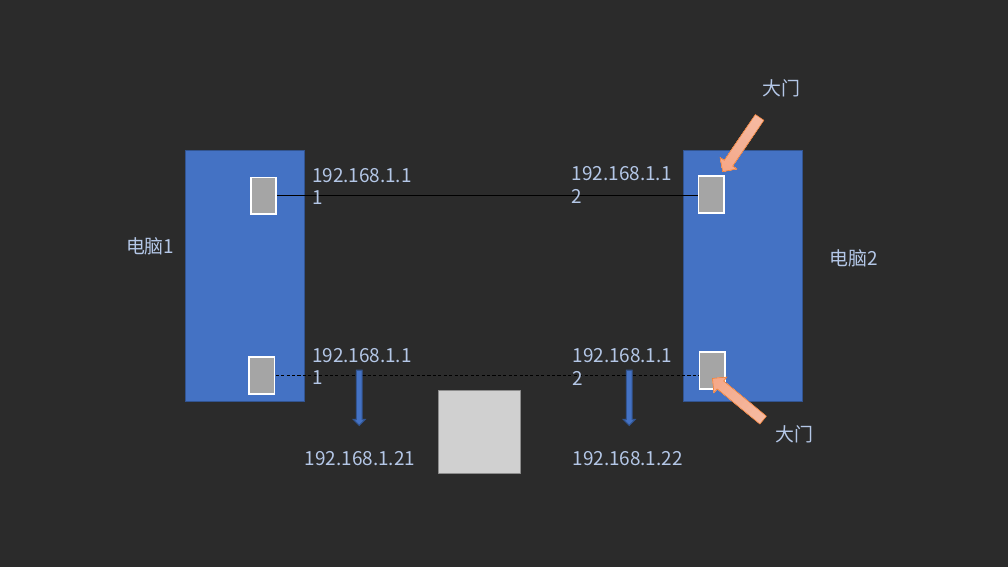
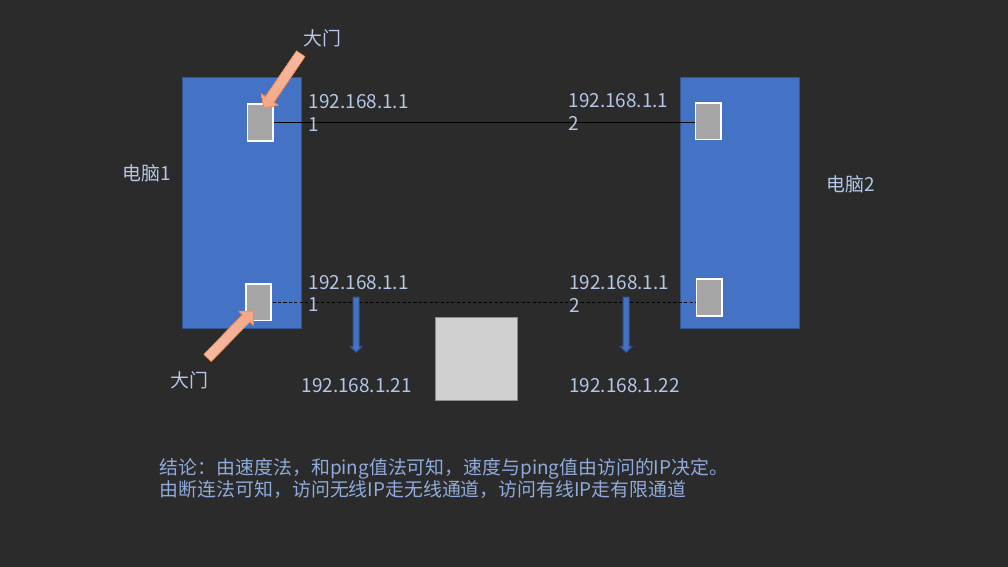
Before and after one commit to lhl1/lhl1.github.io, a slide deck: slide 13 of other/204实验.pptx (slide 14 before the commit). Drawn at 1008x567 pixels with LibreOffice and Linux fonts; fonts in the diff are those of the drawing; grey boxes stand for pictures; background and template pictures are left out; a plain dark background stands for a picture behind light text. Boxes give left, top, right and bottom in pixels: in the first picture for what was removed or moved away, otherwise in the second. Text is boxed around its words. In the diff, an @@ line names an element or a change of style, - is before the commit and + after.

```diff
--- a/other/204实验.pptx
+++ b/other/204实验.pptx
@@ text "大门": place and size @@
-text "大门" at box(762, 79, 800, 97)
+text "大门" at box(304, 29, 342, 47)
@@ down arrow: place and size @@
-down arrow at box(715, 112, 768, 178)
+down arrow at box(256, 48, 309, 114)
@@ 8 texts, 6 rectangles, 2 lines, 2 down arrows, 1 picture: place and size @@
-8 texts, 6 rectangles, 2 lines, 2 down arrows, 1 picture at box(126, 151, 878, 473)
+8 texts, 6 rectangles, 2 lines, 2 down arrows, 1 picture at box(123, 78, 875, 400)
@@ down arrow at box(200, 304, 261, 365): rotation 129 to 224 degrees @@
@@ text "大门": place and size @@
-text "大门" at box(775, 425, 813, 443)
+text "大门" at box(171, 371, 209, 389)
@@ text added at box(160, 458, 728, 498), 18 pt, text #8FAADC @@
+结论：由速度法，和ping值法可知，速度与ping值由访问的IP决定。
+由断连法可知，访问无线IP走无线通道，访问有线IP走有限通道
```
Also in this commit, not shown: 1 other slide changed, 2 slides removed, 39 other files.
